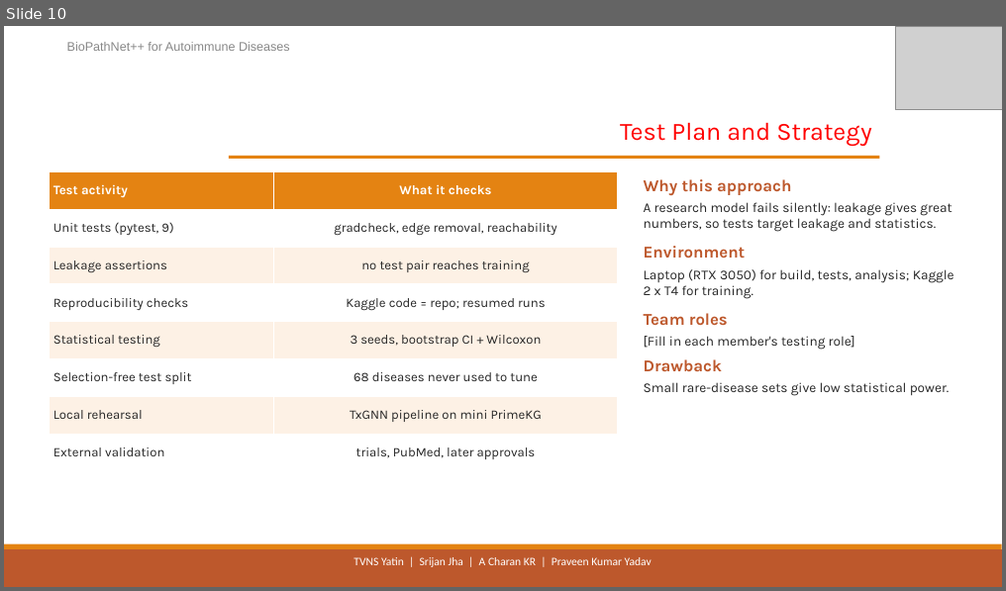
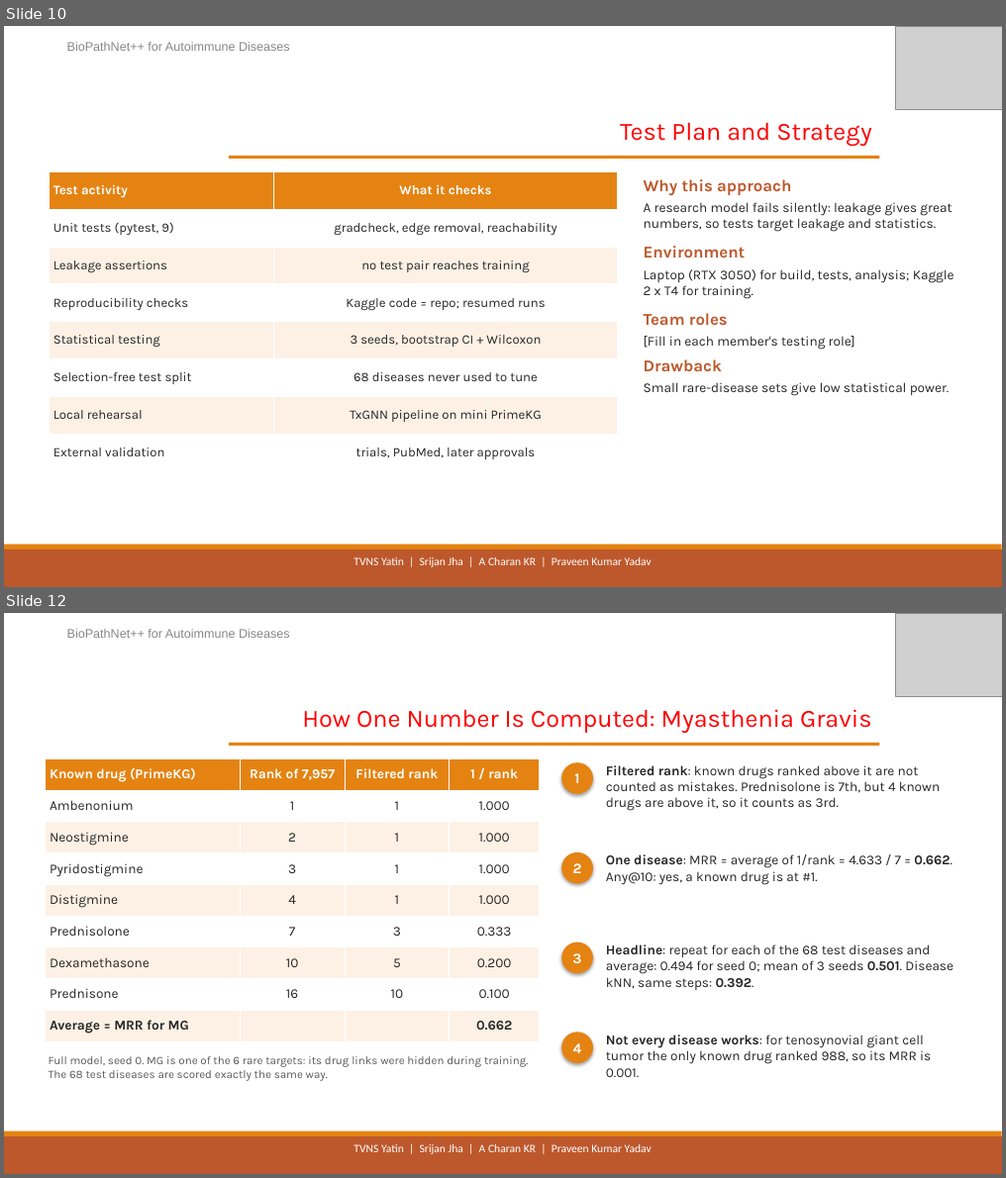
Before and after one commit to SaiYatin/Capstone_Drug_Repurposing_Project, a slide deck: outputs/capstone_review3/BioPathNet++_Review3.pptx. Shown one above the other, each under a label of ours: slide 10 before the commit, slides 10 and 12 after it; the slides between them are not shown. The pictures are 1006x591 and 1006x1178 pixels, drawn with LibreOffice and Linux fonts; fonts in the diff are those of the drawing; grey boxes stand for pictures. Boxes give left, top, right and bottom in pixels: in the first picture for what was removed or moved away, otherwise in the second. Text is boxed around its words. In the diff, an @@ line names an element or a change of style, - is before the commit and + after.

```diff
--- a/outputs/capstone_review3/BioPathNet++_Review3.pptx
+++ b/outputs/capstone_review3/BioPathNet++_Review3.pptx
@@ slide 12 added at (x1=4, y1=613, x2=1002, y2=1174), background #FFFFFF; not listed: 2 template elements that a slide beside it also shows @@
@@ text added at (x1=67, y1=629, x2=290, y2=638), 12 pt, text #888888 @@
+BioPathNet++ for Autoimmune Diseases
@@ picture added at (x1=896, y1=613, x2=1002, y2=697) @@
@@ text added at (x1=302, y1=709, x2=872, y2=733), 24 pt, text #FF0000 @@
+How One Number Is Computed: Myasthenia Gravis
@@ table added at (x1=46, y1=759, x2=540, y2=1042), 9 rows, 4 columns @@
+Known drug (PrimeKG) | Rank of 7,957 | Filtered rank | 1 / rank
+Ambenonium | 1 | 1 | 1.000
+Neostigmine | 2 | 1 | 1.000
+Pyridostigmine | 3 | 1 | 1.000
+Distigmine | 4 | 1 | 1.000
+Prednisolone | 7 | 3 | 0.333
+Dexamethasone | 10 | 5 | 0.200
+Prednisone | 16 | 10 | 0.100
+Average = MRR for MG |  |  | 0.662
@@ rectangle added at (x1=229, y1=743, x2=880, y2=746), fill #E48312 @@
@@ ellipse added at (x1=561, y1=762, x2=593, y2=794), fill #E48312, 14 pt, text #FFFFFF, bold @@
+1
@@ text added at (x1=606, y1=765, x2=940, y2=811), 13 pt, text #262626 @@
+Filtered rank: known drugs ranked above it are not counted as mistakes. Prednisolone is 7th, but 4 known drugs are above it, so it counts as 3rd.
@@ ellipse added at (x1=561, y1=853, x2=593, y2=884), fill #E48312, 14 pt, text #FFFFFF, bold @@
+2
@@ text added at (x1=606, y1=855, x2=952, y2=885), 13 pt, text #262626 @@
+One disease: MRR = average of 1/rank = 4.633 / 7 = 0.662. Any@10: yes, a known drug is at #1.
@@ ellipse added at (x1=561, y1=943, x2=593, y2=973), fill #E48312, 14 pt, text #FFFFFF, bold @@
+3
@@ text added at (x1=606, y1=945, x2=953, y2=990), 13 pt, text #262626 @@
+Headline: repeat for each of the 68 test diseases and average: 0.494 for seed 0; mean of 3 seeds 0.501. Disease kNN, same steps: 0.392.
@@ text added at (x1=49, y1=1057, x2=528, y2=1081), 11 pt, text #595959 @@
+Full model, seed 0. MG is one of the 6 rare targets: its drug links were hidden during training. The 68 test diseases are scored exactly the same way.
@@ ellipse added at (x1=561, y1=1032, x2=593, y2=1063), fill #E48312, 14 pt, text #FFFFFF, bold @@
+4
@@ text added at (x1=606, y1=1035, x2=931, y2=1077), 13 pt, text #262626 @@
+Not every disease works: for tenosynovial giant cell tumor the only known drug ranked 988, so its MRR is 0.001.
@@ text added at (x1=353, y1=1145, x2=651, y2=1155), 11 pt, text #FFFFFF @@
+TVNS Yatin | Srijan Jha | A Charan KR | Praveen Kumar Yadav
```
Also in this commit, not shown: 6 slides changed, 4 other slides added, 1 slide removed, 3 other files.
